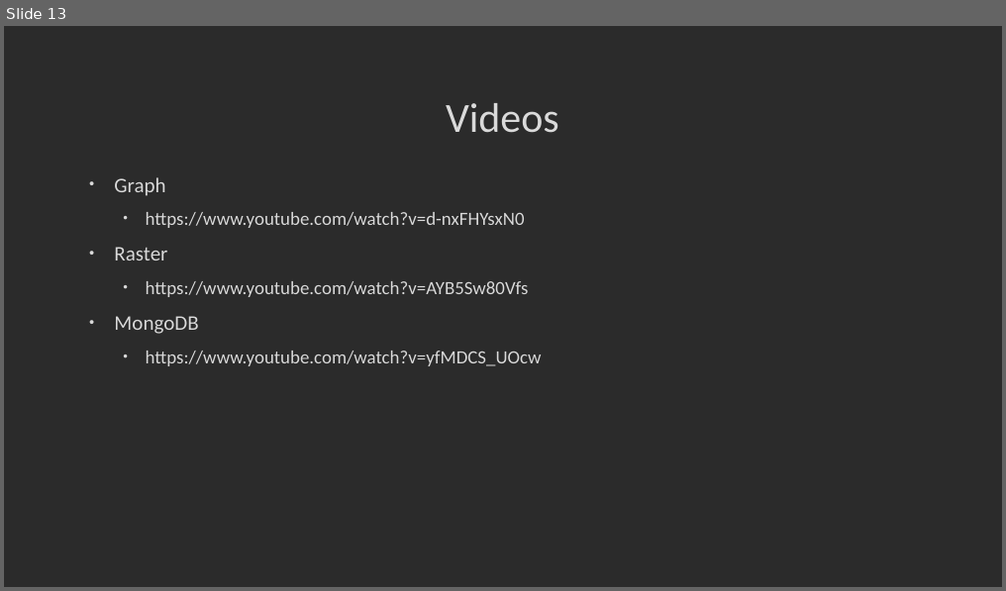
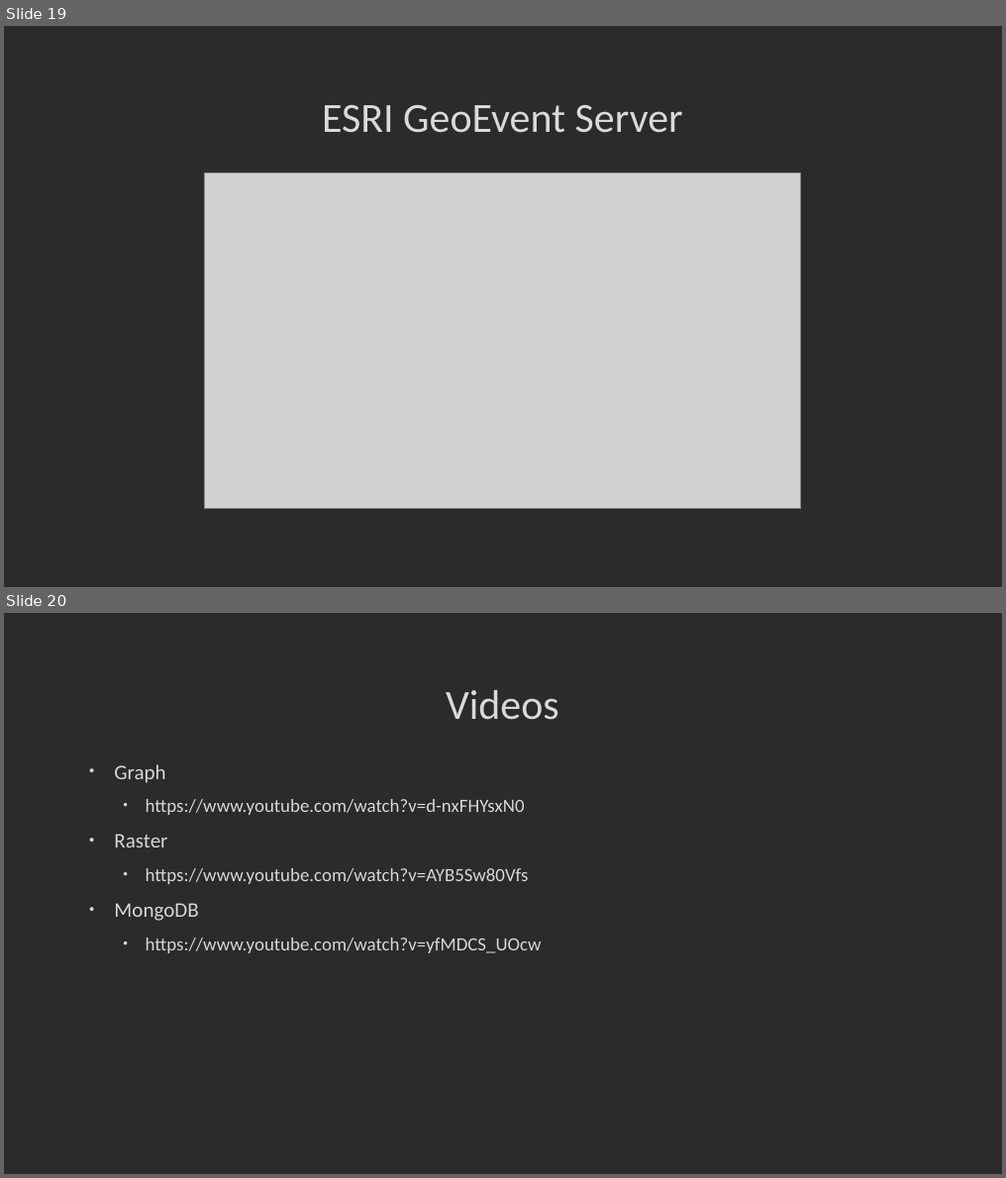
Before and after one commit to MGIS-UMN/GIS5577_week9, a slide deck: big_spatial_data.odp. Shown one above the other, each under a label of ours: slide 13 before the commit, slides 19 and 20 after it. The pictures are 1006x591 and 1006x1178 pixels, drawn with LibreOffice and Linux fonts; fonts in the diff are those of the drawing; grey boxes stand for pictures; background and template pictures are left out; a plain dark background stands for a picture behind light text. Boxes give left, top, right and bottom in pixels: in the first picture for what was removed or moved away, otherwise in the second. Text is boxed around its words. In the diff, an @@ line names an element or a change of style, - is before the commit and + after.

```diff
--- a/big_spatial_data.odp
+++ b/big_spatial_data.odp
@@ slide 19 added at <box>4,26,1002,587</box>, background picture (left out) @@
@@ title added at <box>322,105,683,133</box>, 40 pt, text #DADADA @@
+ESRI GeoEvent Server
@@ picture added at <box>205,174,801,509</box> @@
@@ what was slide 13 is now slide 20 @@
```
Also in this commit, not shown: 4 slides changed, 6 other slides added.
